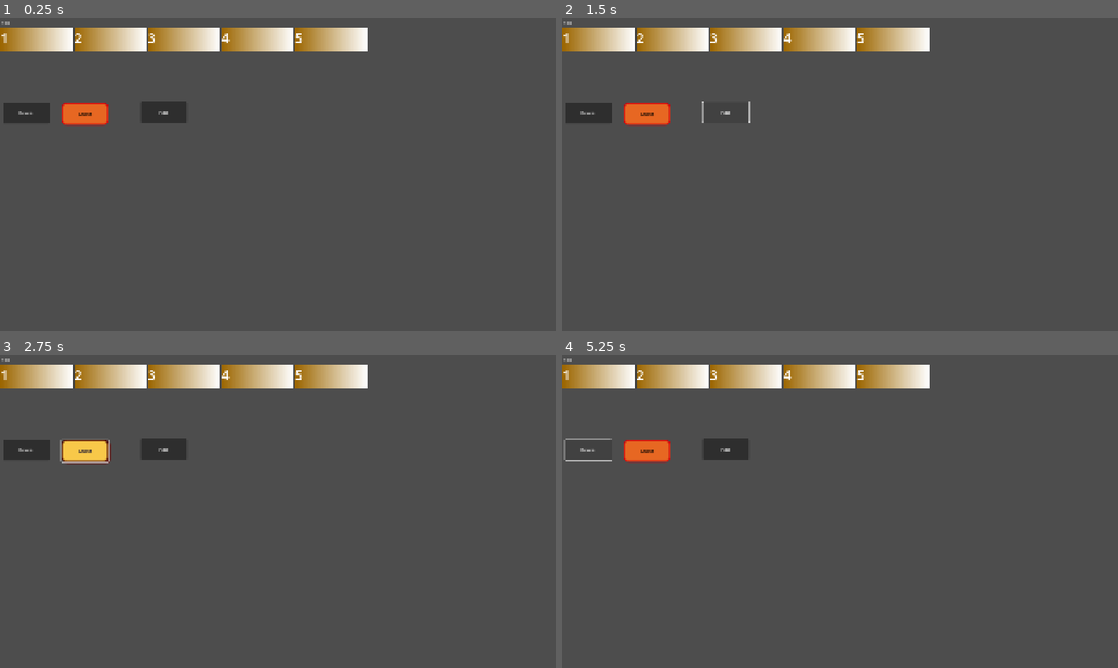
Above: before the commit, frames 1-4 (two rows, left to right).
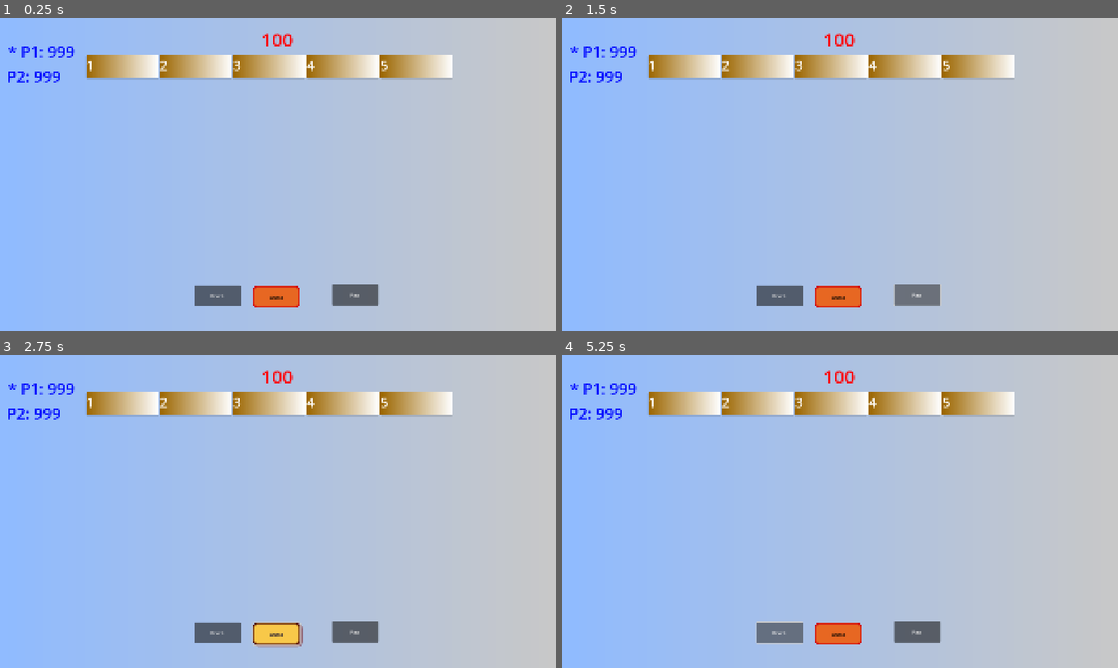
Above: after the commit, the same moments.

Repository: nerraf-dev/nutcase-knockoff
Game: Godot game, scene res://scenes/screens/MainGame.tscn
Two runs of this game, one before a commit and one after it. Both use one fixed random seed, a clock stepped at 60 frames per second and the inputs below. The project has no main scene, so this scene is started directly.
Inputs:
- Up to frame 1 (0.25 s): no input
- Up to frame 2 (1.5 s): click "Reveal" at 0.5 s; click "Pass" at 1.25 s
- Up to frame 3 (2.75 s): click "Guess" at 2 s
- Up to frame 4 (5.25 s): click "Reveal" at 2.75 s; click "Pass" at 3.5 s; click "Guess" at 4.25 s; click "Reveal" at 5 s

The runs differ from the first frame. In frame 1, 100% of the frame differs, in the area x 0-100%, y 0-100%; in frame 2, 100%; in frame 3, 100%; in frame 4, 100%.

Commit message:
Enhance MainGame scene with updated UI elements and layout; add Player Management documentation

Diff:
--- a/nutcase-knockoff/scenes/screens/MainGame.tscn
+++ b/nutcase-knockoff/scenes/screens/MainGame.tscn
@@ -1,15 +1,30 @@
-[gd_scene load_steps=3 format=3 uid="uid://dl00hth5lbomp"]
+[gd_scene load_steps=7 format=3 uid="uid://dl00hth5lbomp"]
 
 [ext_resource type="Script" uid="uid://bvmfv62q8ittl" path="res://scenes/screens/main_game.gd" id="1_8dokk"]
 [ext_resource type="Theme" uid="uid://b1vdv74xd0icc" path="res://resources/guess_button.tres" id="2_i3a2a"]
 
+[sub_resource type="Gradient" id="Gradient_i3a2a"]
+colors = PackedColorArray(0.5647059, 0.73333335, 1, 1, 0.7856409, 0.78564084, 0.78564084, 1)
+
+[sub_resource type="GradientTexture2D" id="GradientTexture2D_ms0ej"]
+gradient = SubResource("Gradient_i3a2a")
+width = 65
+
+[sub_resource type="LabelSettings" id="LabelSettings_42wtb"]
+font_size = 64
+font_color = Color(1, 0, 0.019607844, 1)
+
+[sub_resource type="LabelSettings" id="LabelSettings_i3a2a"]
+font_size = 54
+font_color = Color(0, 0.03137255, 1, 1)
+
 [node name="MainGame" type="Node2D"]
-position = Vector2(2, 3)
 script = ExtResource("1_8dokk")
 
 [node name="Background" type="TextureRect" parent="."]
-offset_right = 40.0
-offset_bottom = 40.0
+offset_right = 1920.0
+offset_bottom = 1080.0
+texture = SubResource("GradientTexture2D_ms0ej")
 
 [node name="HUD" type="Control" parent="."]
 layout_mode = 3
@@ -19,35 +34,55 @@
 
 [node name="PotLabel" type="Label" parent="HUD"]
 layout_mode = 0
-offset_left = 4.0
-offset_top = 2.0
-offset_right = 50.0
-offset_bottom = 25.0
+offset_left = 902.0
+offset_top = 30.0
+offset_right = 1085.0
+offset_bottom = 118.0
 text = "99999"
+label_settings = SubResource("LabelSettings_42wtb")
+
+[node name="Node" type="Node" parent="HUD"]
+
+[node name="P1" type="Label" parent="HUD/Node"]
+offset_left = 28.0
+offset_top = 79.0
+offset_right = 214.0
+offset_bottom = 153.0
+text = "* P1: 999"
+label_settings = SubResource("LabelSettings_i3a2a")
+
+[node name="P2" type="Label" parent="HUD/Node"]
+offset_left = 24.0
+offset_top = 164.0
+offset_right = 210.0
+offset_bottom = 238.0
+text = "P2: 999"
+label_settings = SubResource("LabelSettings_i3a2a")
 
 [node name="GridContainer" type="GridContainer" parent="."]
-offset_top = 32.0
-offset_right = 94.0
-offset_bottom = 82.0
+offset_left = 297.0
+offset_top = 129.0
+offset_right = 1819.0
+offset_bottom = 853.0
 
 [node name="RevealBtn" type="Button" parent="."]
-offset_left = 9.0
-offset_top = 289.0
-offset_right = 169.0
-offset_bottom = 361.0
+offset_left = 672.0
+offset_top = 923.0
+offset_right = 832.0
+offset_bottom = 995.0
 text = "Reveal"
 
 [node name="PassBtn" type="Button" parent="."]
-offset_left = 484.0
-offset_top = 286.0
-offset_right = 644.0
-offset_bottom = 358.0
+offset_left = 1147.0
+offset_top = 920.0
+offset_right = 1307.0
+offset_bottom = 992.0
 text = "Pass"
 
 [node name="GuessBtn" type="Button" parent="."]
-offset_left = 210.0
-offset_top = 290.0
-offset_right = 373.0
-offset_bottom = 367.0
+offset_left = 873.0
+offset_top = 924.0
+offset_right = 1036.0
+offset_bottom = 1001.0
 theme = ExtResource("2_i3a2a")
 text = "Guess"
--- a/nutcase-knockoff/scenes/screens/main_game.gd
+++ b/nutcase-knockoff/scenes/screens/main_game.gd
@@ -30,6 +30,10 @@
 		update_pot_display()
 	else:
 		push_error("No questions loaded!")
+
+func _process(delta: float) -> void:
+	pass  # Replace with function body.
+
 
 func spawn_question(question: Question) -> void:
 	print("Spawning question: %s" % question.question_text)
Not shown, added: nutshell-knockoff-docs/02-technical/Player Management.md
Not shown, changed: nutshell-knockoff-docs/02-technical/_index.md
Not shown, added: nutshell-knockoff-docs/2025-12-30.md
